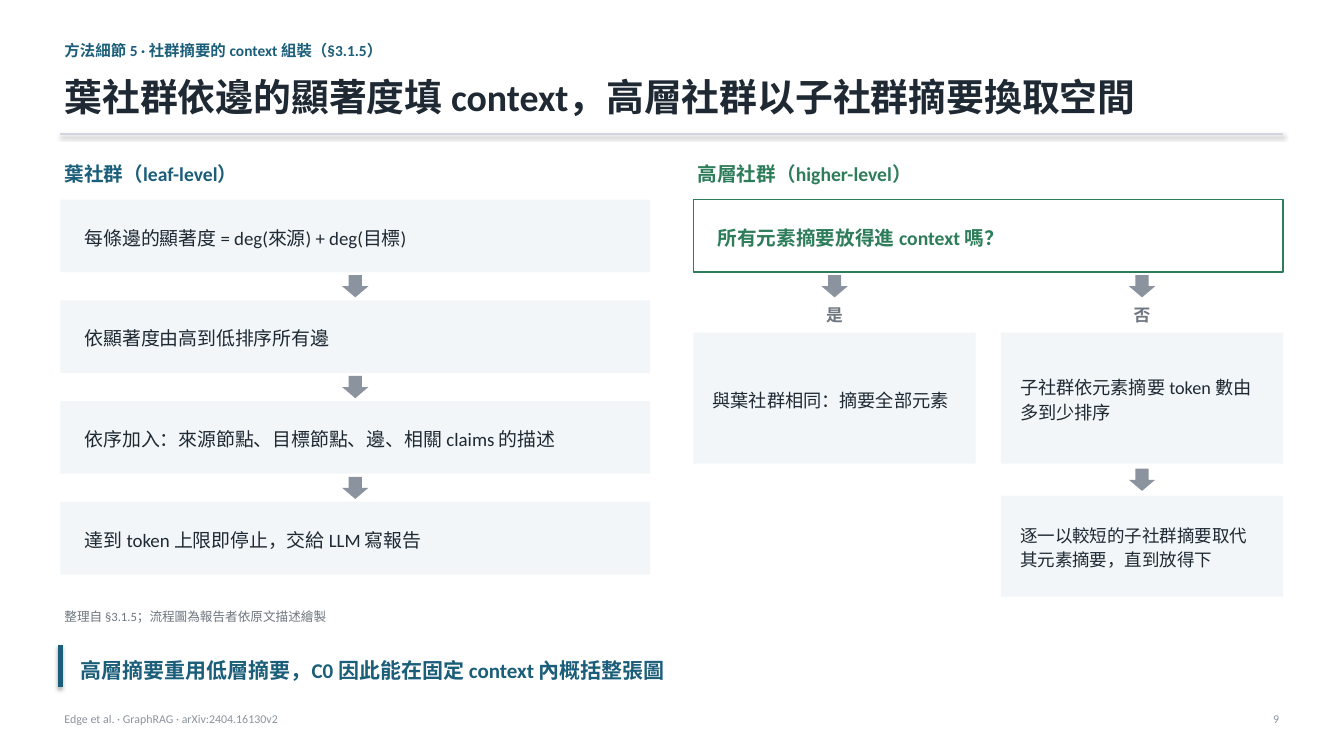
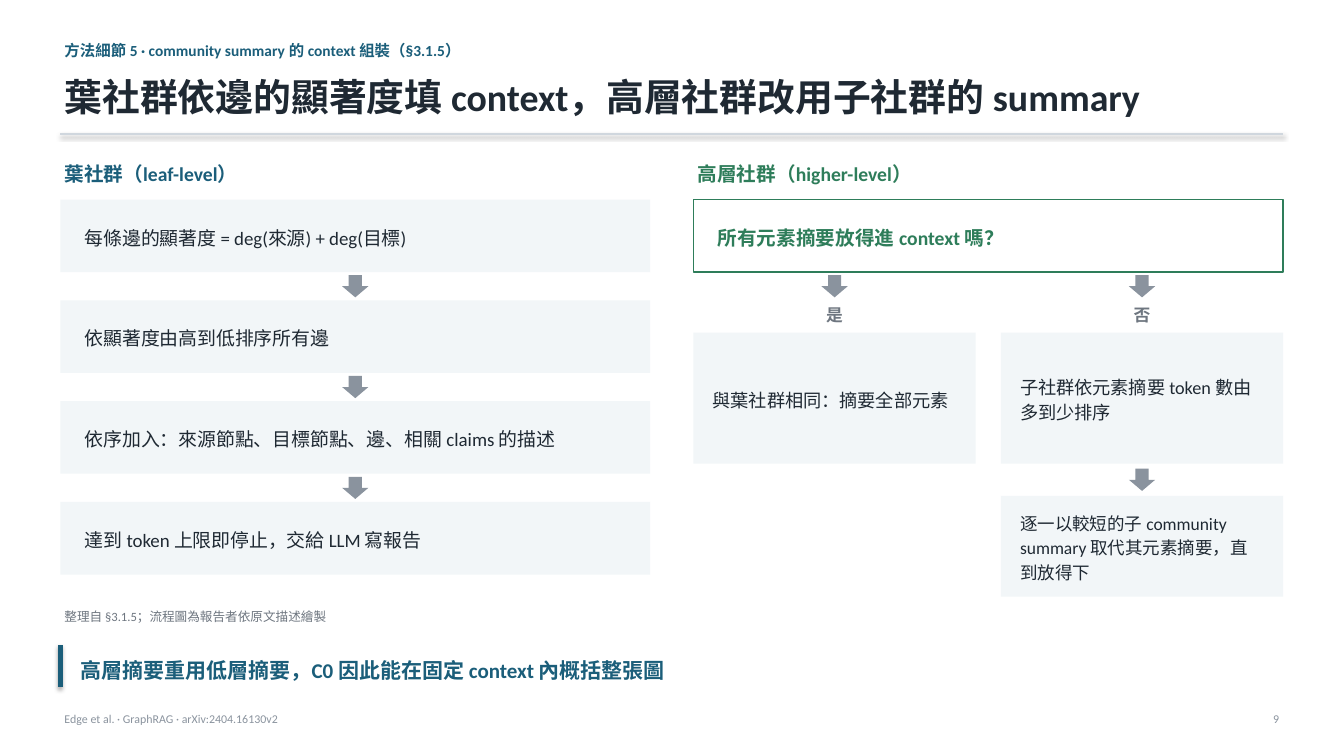
Before and after one commit to Moris-Zhan/CV-RAG-LLM-Papers, a slide deck: slide 9 of RAG/2024_GraphRAG/slides_zh-TW.pptx. Drawn at 1344x756 pixels with LibreOffice and Linux fonts; fonts in the diff are those of the drawing. Boxes give left, top, right and bottom in pixels: in the first picture for what was removed or moved away, otherwise in the second. Text is boxed around its words. In the diff, an @@ line names an element or a change of style, - is before the commit and + after.

```diff
--- a/RAG/2024_GraphRAG/slides_zh-TW.pptx
+++ b/RAG/2024_GraphRAG/slides_zh-TW.pptx
@@ text at [64,43,460,59]: text changed @@
-方法細節 5 · 社群摘要的 context 組裝（§3.1.5）
+方法細節 5 · community summary 的 context 組裝（§3.1.5）
@@ text at [64,78,1140,117]: text changed @@
-葉社群依邊的顯著度填 context，高層社群以子社群摘要換取空間
+葉社群依邊的顯著度填 context，高層社群改用子社群的 summary
@@ text at [1020,515,1247,581]: text changed @@
-逐一以較短的子社群摘要取代其元素摘要，直到放得下
+逐一以較短的子 community summary 取代其元素摘要，直到放得下
```
Also in this commit, not shown: 14 other slides changed, 2 slides added, 14 other files.
